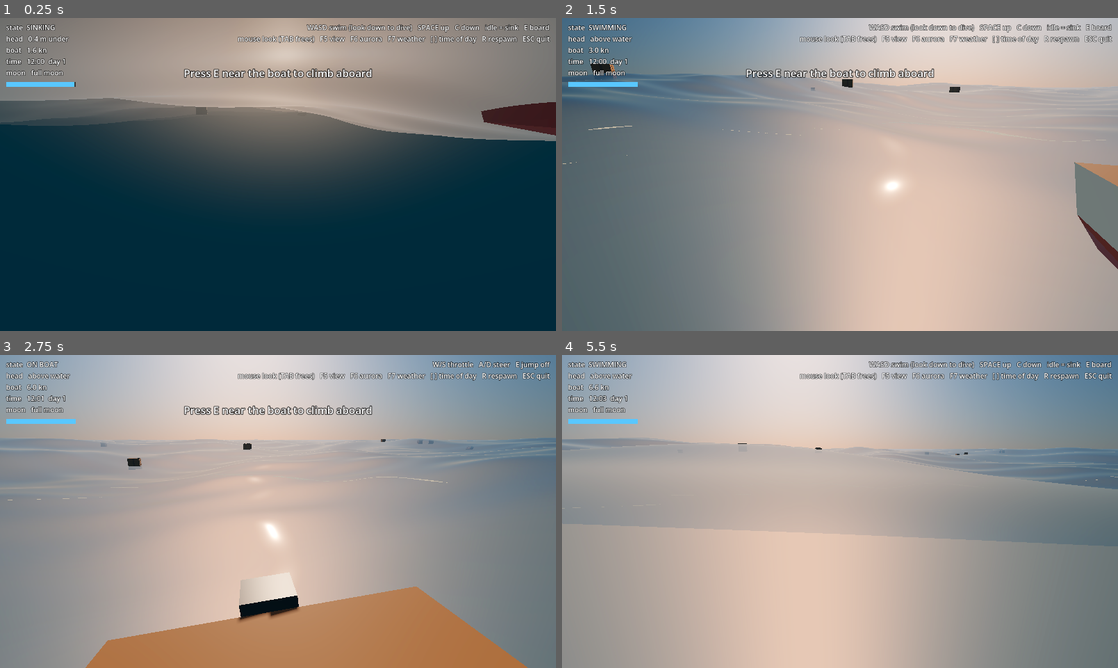
Above: before the commit, frames 1-4 (two rows, left to right).
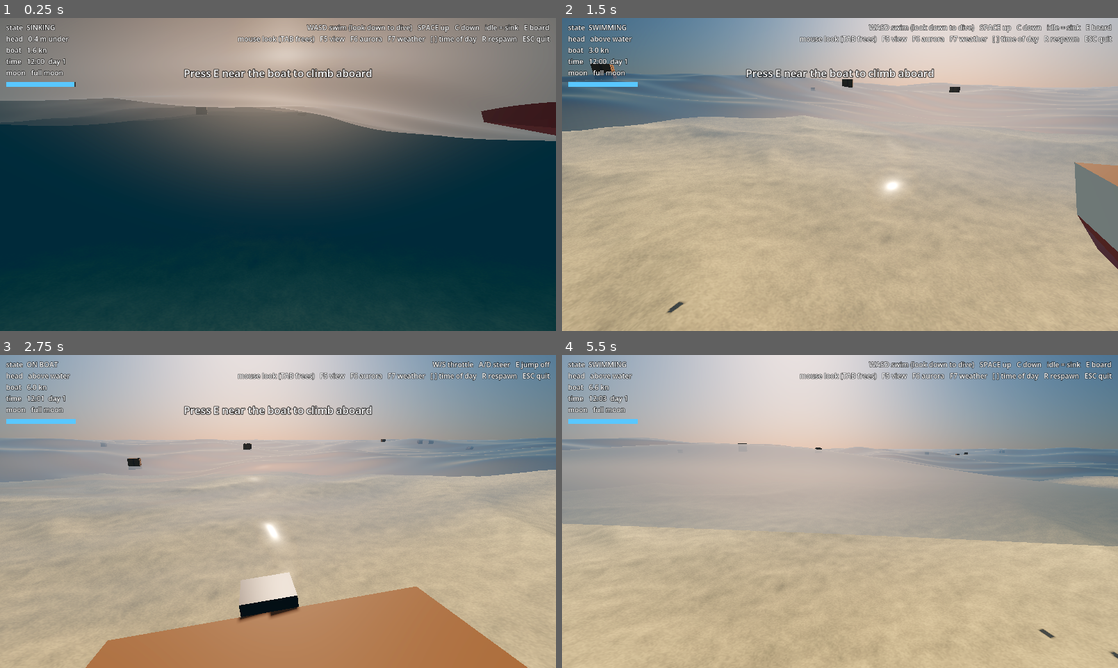
Above: after the commit, the same moments.

Repository: DocRountree/game
Game: Godot game, scene res://src/world/open_ocean/open_ocean.tscn
The game is run twice, just before and just after one commit, with the same random seed, the same clock (stepped at 60 frames per second) and the same inputs.
Inputs (mouse positions are in pixels of both pictures, inside the frame that each line leads up to):
- Up to frame 1 (0.25 s): no input
- Up to frame 2 (1.5 s): tap E (interact) at 0.5, 1.25 s; move the mouse to (867, 174) at 0.52 s; hold W (move_forward) from 0.53 s (still down); tap Down (camera_down) at 0.6 s; move the mouse to (812, 174) at 1.27 s; tap Left (camera_left) at 1.35 s
- Up to frame 3 (2.75 s): keep holding W (move_forward); tap E (interact) at 2 s; move the mouse to (289, 505) at 2.02 s; tap Right (camera_right) at 2.1 s
- Up to frame 4 (5.5 s): keep holding W (move_forward); tap E (interact) at 2.75, 3.5, 4.35 s; move the mouse to (834, 517) at 2.77 s; tap Up (camera_up) at 2.85 s; move the mouse to (878, 514) at 3.52 s; tap C (dive) at 3.6 s; move the mouse to (795, 508) at 4.27 s; move the mouse to (845, 511) at 5.02 s; hold Tab (toggle_mouse) from 5.03 s (still down)

The runs differ from the first frame. In frame 1, 1.5% of the frame differs, in the area x 11-83%, y 91-100%; in frame 2, 45%, in the area x 0-100%, y 31-100%; in frame 3, 30%; in frame 4, 37%.

Commit message:
Seafloor: draw both faces (the polar grid's triangles face down)

Diff:
--- a/src/systems/water/seafloor/seafloor.gdshader
+++ b/src/systems/water/seafloor/seafloor.gdshader
@@ -1,5 +1,5 @@
 shader_type spatial;
-render_mode cull_back;
+render_mode cull_disabled;   // the shared polar grid is wound for viewing from either side
 
 // The sea floor on a camera-centred polar grid (dense underfoot, coarse far
 // away). Vertices take the coarse height from the CPU heightfield texture (the
